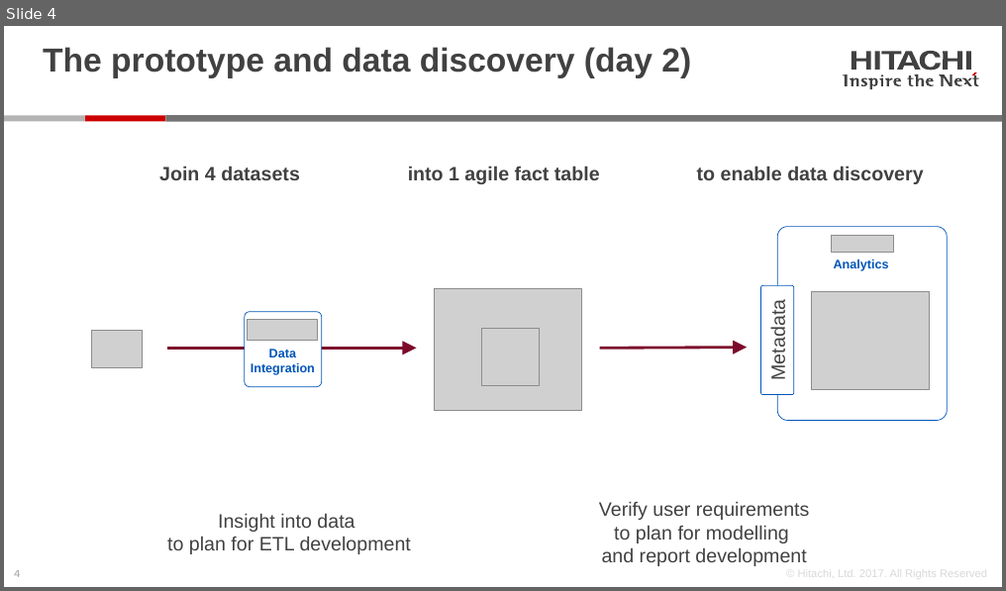
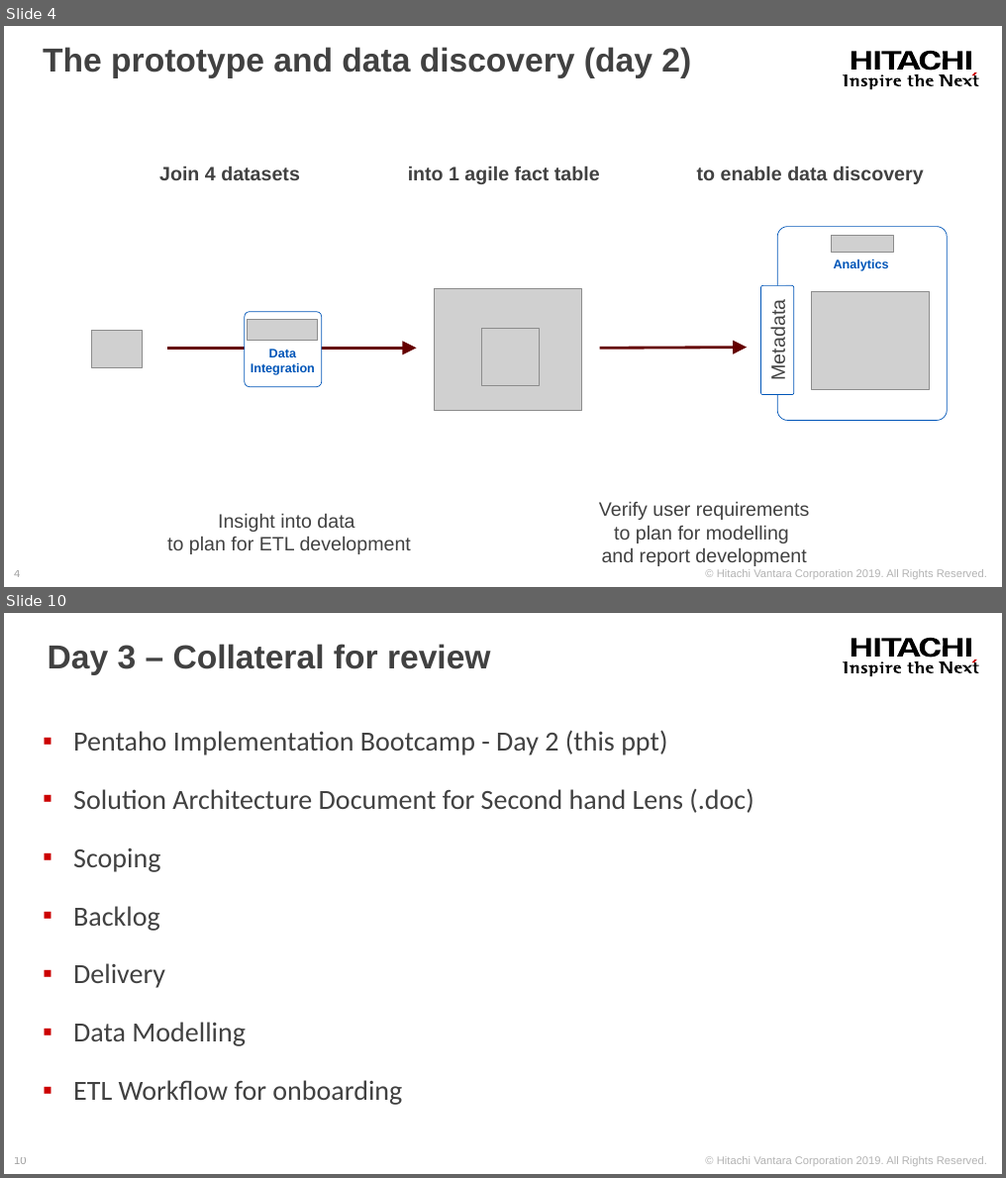
Before and after one commit to jporeilly/Partner-Workshop, a slide deck: Day3/Presentation/Hitachi Vantara - Pentaho Partner - Day 3.pptx. Shown one above the other, each under a label of ours: slide 4 before the commit, slides 4 and 10 after it; the slides between them are not shown. The pictures are 1006x591 and 1006x1178 pixels, drawn with LibreOffice and Linux fonts; fonts in the diff are those of the drawing; grey boxes stand for pictures. Boxes give left, top, right and bottom in pixels: in the first picture for what was removed or moved away, otherwise in the second. Text is boxed around its words. In the diff, an @@ line names an element or a change of style, - is before the commit and + after.

```diff
--- a/Day3/Presentation/Hitachi Vantara - Pentaho Partner - Day 3.pptx
+++ b/Day3/Presentation/Hitachi Vantara - Pentaho Partner - Day 3.pptx
@@ slide 10 added at (x1=4, y1=613, x2=1002, y2=1174), background #FFFFFF; not listed: 28 template elements that a slide beside it also shows @@
@@ title added at (x1=48, y1=644, x2=491, y2=675), 24 pt, text #414141, bold @@
+Day 3 – Collateral for review
@@ text added at (x1=73, y1=730, x2=753, y2=1105), 20 pt, text #414141 @@
+▪ Pentaho Implementation Bootcamp - Day 2 (this ppt)
+▪ Solution Architecture Document for Second hand Lens (.doc)
+▪ Scoping
+▪ Backlog
+▪ Delivery
+▪ Data Modelling
+▪ ETL Workflow for onboarding
@@ slide 4 changed as well @@
@@ fill #414141 to #000000 in 22 elements at (x1=944, y1=51, x2=963, y2=69), (x1=881, y1=51, x2=901, y2=69), (x1=897, y1=51, x2=920, y2=69), (x1=966, y1=51, x2=971, y2=69), (x1=851, y1=51, x2=871, y2=69), (x1=875, y1=51, x2=880, y2=69), (x1=919, y1=51, x2=941, y2=70), (x1=843, y1=75, x2=847, y2=86), (x1=849, y1=77, x2=858, y2=85), (x1=861, y1=77, x2=867, y2=85), (x1=868, y1=77, x2=878, y2=90), (x1=879, y1=77, x2=883, y2=85), (x1=881, y1=75, x2=884, y2=76), (x1=885, y1=77, x2=892, y2=85), (x1=893, y1=77, x2=901, y2=85), (x1=914, y1=74, x2=923, y2=85), (x1=926, y1=77, x2=934, y2=85), (x1=907, y1=76, x2=913, y2=86), (x1=939, y1=75, x2=952, y2=86), (x1=954, y1=77, x2=962, y2=85), (x1=973, y1=76, x2=979, y2=86), (x1=962, y1=77, x2=972, y2=85) @@
@@ rectangle added at (x1=4, y1=113, x2=1002, y2=131), fill #FFFFFF @@
@@ rectangle removed at (x1=85, y1=116, x2=165, y2=122) @@
@@ arrow (167, 349) - (416, 349): stroke #7C0B2B 2 pt to #650000 2 pt @@
@@ arrow (600, 349) - (746, 348): stroke #7C0B2B 2 pt to #650000 2 pt @@
@@ text at (x1=717, y1=570, x2=987, y2=579): text changed; text colour #B3B3B3 at 50% opacity to #B3B3B3 @@
-© Hitachi, Ltd. 2017. All Rights Reserved
+© Hitachi Vantara Corporation 2019. All Rights Reserved.
```
Also in this commit, not shown: 8 other slides changed, 3 other slides added, 2 other files.
